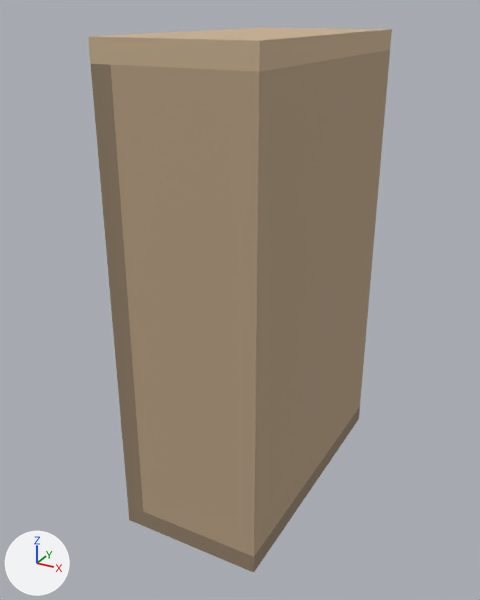
Renders of the glTF model assets/interiores/estanteria_01.glb from each side of a commit.
Rendered twice from a 50 mm lens placed at (1.98, -3.87, 3.34), pointed at (-0.09, -0.12, 1.46). Every picture has the same lights, and +X, +Y and +Z are marked at lower left. The older version comes first. Vertices at exactly the same position are counted once.

Objects in the first picture: 'estanteria'.
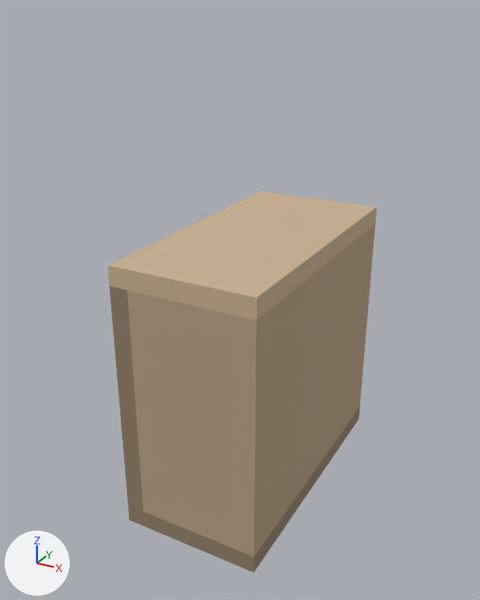
What differs and where, as boxes [x1, y1, x2, y2] in the pictures (480 x 600 px; the box of a moved part takes in the faces that stretch with it):
'estanteria', reshaped (11% narrower, 30% shorter): before [88, 27, 392, 573]; after [108, 191, 377, 573]
part 1 of me_estanteria, moved or reshaped: before [88, 27, 392, 321]; after [108, 191, 377, 321]

The change in detail:
me_estanteria is used by ob_estanteria; location (0.0, 0.0, 0.0).
me_estanteria had 20 vertices, 30 faces and spanned x -0.5..0.5, y -1.0..1.0, z 0.0..3.2.
me_estanteria now has 20 vertices, 30 faces and spans x -0.5..0.5, y -1.0..1.0, z 0.0..1.93.
me_estanteria part 1: all 10 vertices in x -0.5..0.5, y -1.0..1.0, z 3.07..3.2 are moved by (0.0, 0.0, -1.27).
